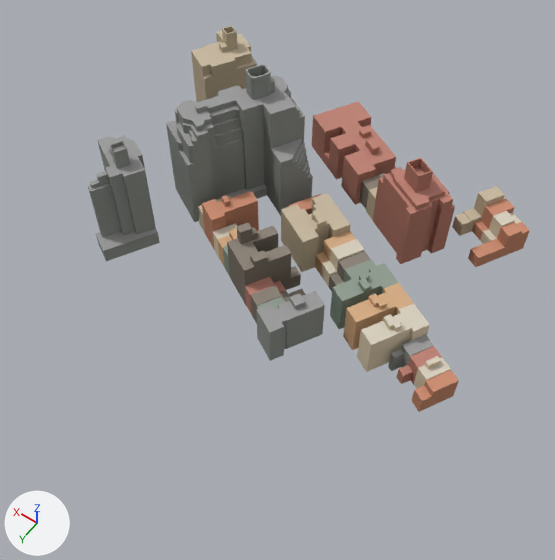
Renders of the glTF model public/models/washington-city/tile--1_-4.glb from each side of a commit.
Before and after are seen from a camera (50 mm lens) standing at (-232.0, 854.0, 293.0) and looking at (-108.0, 680.0, 20.0). Arrows for +X, +Y and +Z are at lower left; the lights stay in place. The first picture is the older version. Where no turn or scale is listed for an object, it has been applied to the vertices. Vertices at exactly the same position are counted once.

Objects in the first picture: 'roof', 'wall'.
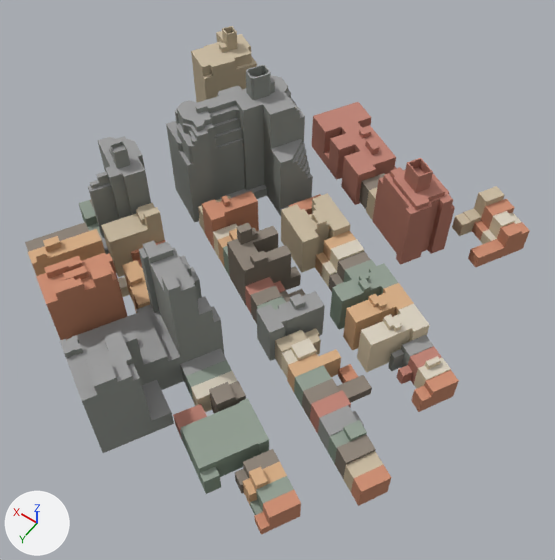
Where the newer file only moved an object's origin or applied its transform, the numbers keep the older frame.

Diff of the bpy script that builds the scene:
```diff
--- a/public/models/washington-city/tile--1_-4.glb.py
+++ b/public/models/washington-city/tile--1_-4.glb.py
@@ me_mesh_1 @@
-me_mesh_1.from_pydata(...)  # 1702 vertices, 1708 faces; spans x -103.0..103.0, y -78.0..78.0, z -36.0..36.0
+me_mesh_1.from_pydata(...)  # 2770 vertices, 2790 faces; spans x -103.0..103.0, y -78.0..154.0, z -36.0..36.0
+# me_mesh_1 part 1: the loose piece of 8 vertices spanning x 3.0..8.0, y -57.0..-51.0, z -14.0..-11.0 is copied, and the copy is scaled about its middle by (1.35, 1.72, 1.18), then moved by (36.0, 169.0, 27.0); it spans x 38.0..45.0, y 110.0..120.0, z 12.0..16.0
+# me_mesh_1 part 2: 36 vertices removed from x -92.0..32.0, y 20.0..66.0, z -35.0..-10.0; 1096 vertices added at x -102.0..101.0, y 20.0..154.0, z -35.0..31.0
+# other edits to the shape of me_mesh_1 do not show in these pictures
 me_mesh_1.materials.append(mat_city_ground)
@@ me_mesh_2 @@
-me_mesh_2.from_pydata(...)  # 1225 vertices, 949 faces; spans x -103.0..103.0, y -78.0..78.0, z -34.0..34.0
+me_mesh_2.from_pydata(...)  # 1929 vertices, 1465 faces; spans x -103.0..103.0, y -78.0..154.0, z -34.0..34.0
+# me_mesh_2 part 3: the loose piece of 4 vertices spanning x -84.0..-78.0, y 49.0..55.0, z -28.0 is copied, and the copy is moved by (20.0, 79.0, 10.0); it spans x -65.0..-57.0, y 128.0..135.0, z -18.0
+# me_mesh_2 part 4: the loose piece of 4 vertices spanning x 87.0..92.0, y -45.0..-40.0, z 12.0 is moved by (-149.0, 177.0, -35.0)
+# me_mesh_2 part 5: the loose piece of 5 vertices spanning x -22.0..-14.0, y 18.0..24.0, z -28.0 is copied, and the copy is moved by (-52.0, 120.0, -1.0); it spans x -73.0..-66.0, y 138.0..144.0, z -29.0
+# me_mesh_2 part 6: the loose piece of 5 vertices spanning x -6.0..1.0, y 47.0..55.0, z -7.0 is copied, and the copy is scaled about its middle by (1.84, 1.77, 1), then moved by (-18.0, 72.0, -19.0); it spans x -27.0..-15.0, y 117.0..131.0, z -26.0
+# me_mesh_2 part 7: the loose piece of 4 vertices spanning x -32.0..-25.0, y 56.0..62.0, z -11.0 is copied, and the copy is moved by (-2.0, 46.0, -10.0); it spans x -35.0..-26.0, y 101.0..109.0, z -21.0
+# me_mesh_2 part 8: the loose piece of 4 vertices spanning x -25.0..-15.0, y 40.0..50.0, z -31.0 is copied, and the copy is moved by (-8.0, 66.0, 13.0); it spans x -33.0..-22.0, y 105.0..116.0, z -18.0
+# me_mesh_2 part 9: the loose piece of 4 vertices spanning x 3.0..8.0, y -57.0..-51.0, z -13.0 is moved by (63.0, 159.0, 19.0)
+# me_mesh_2 part 10: the loose piece of 4 vertices spanning x 77.0..81.0, y 66.0..70.0, z 5.0 is copied, and the copy is moved by (-11.0, 44.0, 0.0); it spans x 66.0..70.0, y 110.0..115.0, z 5.0
+# me_mesh_2 part 11: the loose piece of 4 vertices spanning x -32.0..-25.0, y 56.0..62.0, z -11.0 is copied, and the copy is moved by (-36.0, 79.0, -20.0); it spans x -68.0..-61.0, y 135.0..140.0, z -31.0
+# me_mesh_2 part 12: the loose piece of 4 vertices spanning x 6.0..11.0, y 39.0..43.0, z -7.0 is copied, and the copy is moved by (14.0, 54.0, 27.0); it spans x 19.0..25.0, y 93.0..97.0, z 20.0
+# me_mesh_2 part 13: the loose piece of 4 vertices spanning x -15.0..-7.0, y 44.0..52.0, z -28.0 is copied, and the copy is moved by (9.0, 56.0, 56.0); it spans x -6.0..3.0, y 100.0..108.0, z 29.0
+# me_mesh_2 part 14: the loose piece of 4 vertices spanning x 6.0..11.0, y 39.0..43.0, z -7.0 is copied, and the copy is moved by (-1.0, 82.0, 14.0); it spans x 4.0..10.0, y 120.0..126.0, z 7.0
+# me_mesh_2 part 15: 1 vertex moved within x 19.0, y 34.0, z -26.0; 11 vertices removed from x -86.0..27.0, y 23.0..49.0, z -26.0..-12.0; 665 vertices added at x -102.0..101.0, y 23.0..154.0, z -31.0..26.0
+# other edits to the shape of me_mesh_2 do not show in these pictures
 me_mesh_2.materials.append(mat_city_ground)
```

Where the change shows, as pixel boxes (x1, y1, x2, y2) in the pictures (555 x 560 px; the box of a moved part takes in the faces that stretch with it):
'wall', reshaped (13% wider, 32% taller): before (88, 26, 529, 412); after (32, 27, 529, 535)
'roof', reshaped (14% wider, 34% taller): before (88, 26, 530, 401); after (25, 26, 530, 529)
part 1 of me_mesh_1, added: after (65, 272, 89, 280)
part 2 of me_mesh_1, built on: before (213, 233, 433, 388); after (32, 206, 418, 535)
part 3 of me_mesh_2, added: after (249, 466, 268, 486)
part 4 of me_mesh_2, moved or reshaped: before (219, 42, 227, 48); after (243, 478, 256, 495)
part 5 of me_mesh_2, added: after (255, 512, 269, 529)
part 6 of me_mesh_2, added (brown): after (173, 404, 207, 430)
part 7 of me_mesh_2, added: after (229, 381, 246, 399)
part 8 of me_mesh_2, added: after (209, 382, 235, 404)
part 9 of me_mesh_2, moved or reshaped: before (360, 128, 371, 134); after (43, 236, 60, 247)
part 10 of me_mesh_2, added: after (34, 250, 46, 257)
part 11 of me_mesh_2, added: after (250, 500, 262, 515)
part 12 of me_mesh_2, added: after (139, 248, 147, 258)
part 13 of me_mesh_2, added: after (161, 272, 180, 290)
part 14 of me_mesh_2, added: after (122, 331, 137, 343)
part 15 of me_mesh_2, built on: before (218, 235, 434, 356); after (25, 199, 442, 518)
